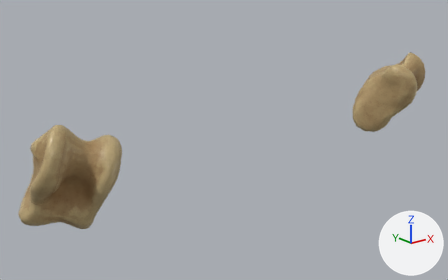
Two versions of the glTF model models/Bovine/Back Legs/Talus.glb, one commit apart.
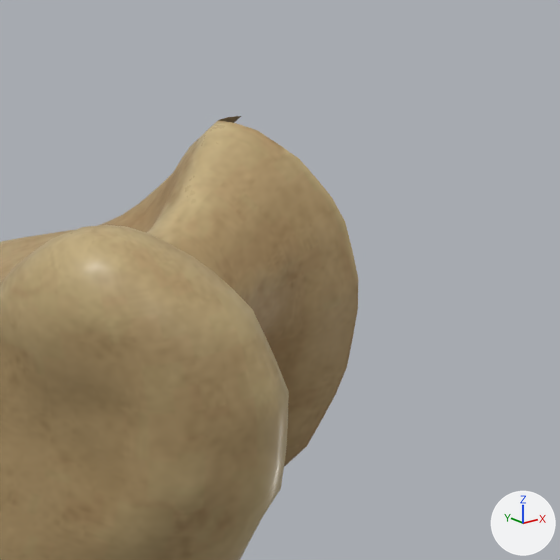
Old and new are each drawn whole from a 50 mm lens placed at (-301.0, 1347.0, -204.0), pointed at (-48.0, 1663.0, -330.0) and again close up on the part from 86% to 100% of the width and 14% to 36% of the height. Arrows for +X, +Y and +Z are at lower right; the lights stay in place. The close-ups show mesh edges as thin lines. Where no turn or scale is listed for an object, it has been applied to the vertices.

Before the edit, the objects in view are built like this:
```python
me_group56506_001 = bpy.data.meshes.new('Group56506.001')
me_group56506_001.from_pydata(...)  # 2280 vertices, 4498 faces; spans x 84.0..136.6, y 1618.3..1676.1, z -347.6..-284.6
me_group56506_001.materials.append(mat_1001_009)
ob_group56506_002 = bpy.data.objects.new('Group56506.002', me_group56506_001)
ob_group56506_002.location = (0.0, 0.0, 0.0)
```
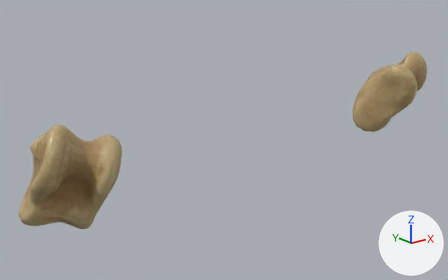
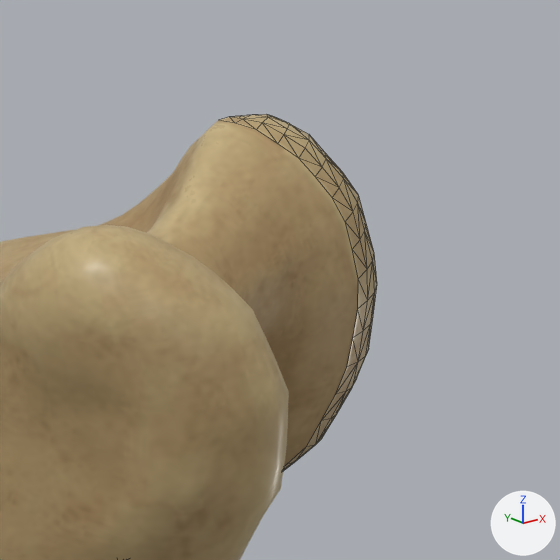
Pixel boxes [x1, y1, x2, y2] of what changed, in the close-ups (560 x 560 px):
'Group56506.001', added
    after: [220, 114, 377, 471]

The change in detail:
Picture '1003_emissive' (img_1003_emissive) is now built by load_image('1002_emissive.jpeg', '_unpacked/1002_emissive.jpeg', 512, 512, 'sRGB') instead of load_image('1003_emissive', '_unpacked/1003_emissive', 512, 512, 'sRGB').
Picture '1002_normal.jpeg' (img_1002_normal_jpeg) is new.
Picture '1002_baseColor.jpeg' (img_1002_basecolor_jpeg) is new.
Picture '1002_occlusionRoughnessMetallic.jpeg' (img_1002_occlusionroughnessmetallic_jpeg) is new.
Material '1002' (mat_1002) is new.
Uses the picture img_1002_basecolor_jpeg.
Uses the picture img_1002_normal_jpeg.
Uses the picture img_1002_occlusionroughnessmetallic_jpeg.
Uses the picture img_1003_emissive.
Mesh me_group56506 is new.
It has 198 vertices, 334 faces and spans x 122.6..137.2, y 1628.9..1654.1, z -329.1..-284.3.
It uses material mat_1002.
Object 'Group56506.001' (ob_group56506_001) is new; it shows me_group56506.
Its location is (0.0, 0.0, 0.0).
